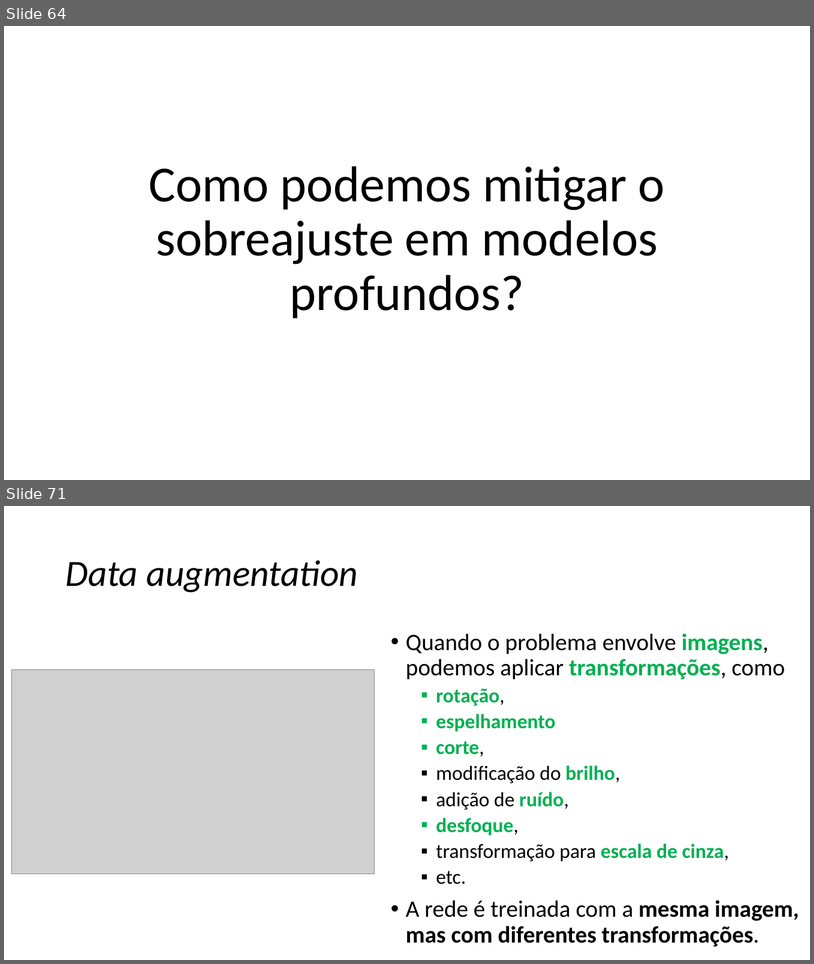
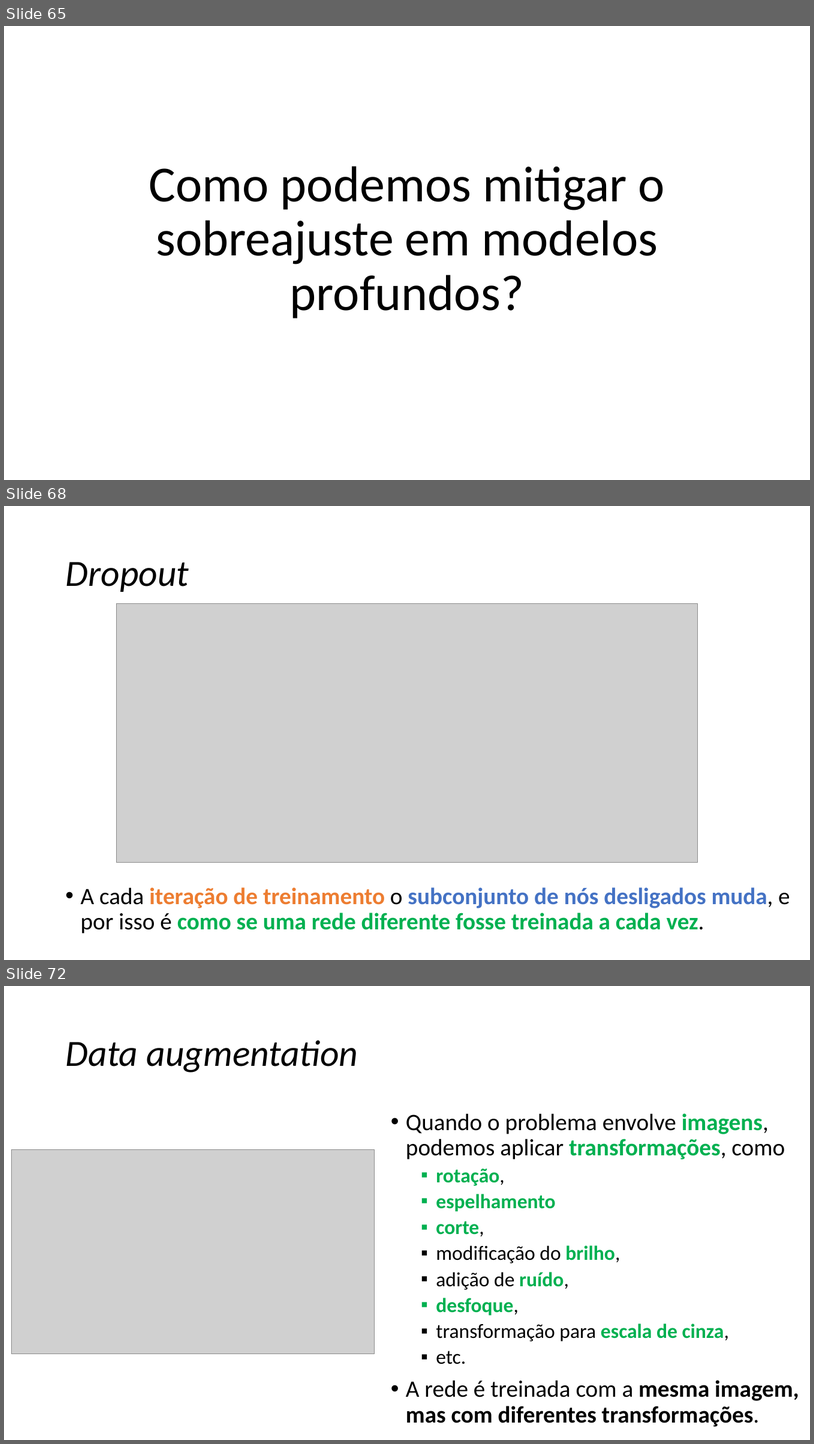
Before and after one commit to zz4fap/c24_inteligencia_artificial, a slide deck: slides/C24_CNN.pptx. Shown one above the other, each under a label of ours: slides 64 and 71 before the commit, slides 65, 68 and 72 after it; the slides between them are not shown. The pictures are 814x964 and 814x1444 pixels, drawn with LibreOffice and Linux fonts; fonts in the diff are those of the drawing; grey boxes stand for pictures. Boxes give left, top, right and bottom in pixels: in the first picture for what was removed or moved away, otherwise in the second. Text is boxed around its words. In the diff, an @@ line names an element or a change of style, - is before the commit and + after.

```diff
--- a/slides/C24_CNN.pptx
+++ b/slides/C24_CNN.pptx
@@ slide 68 added at <box>4,506,810,960</box>, background #FFFFFF @@
@@ title added at <box>65,562,189,592</box>, 44 pt, text #000000, italic @@
+Dropout
@@ picture added at <box>117,603,698,862</box> @@
@@ text added at <box>81,887,790,933</box>, 28 pt, text #00B050, bold @@
+• A cada iteração de treinamento o subconjunto de nós desligados muda, e por isso é como se uma rede diferente fosse treinada a cada vez.
@@ what was slide 64 is now slide 65 @@
@@ what was slide 71 is now slide 72 @@
```
Also in this commit, not shown: 15 slides changed, 2 other slides added, 1 slide removed.
